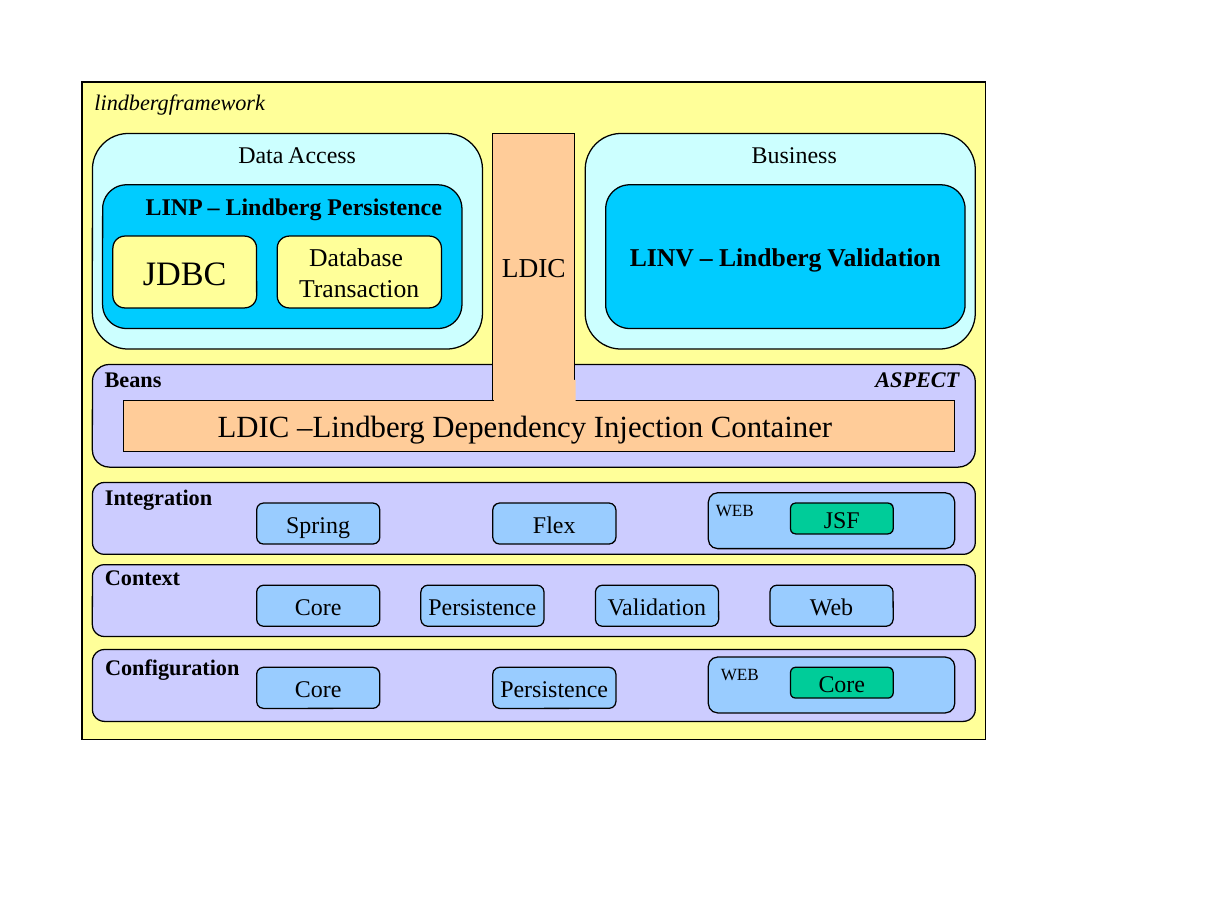
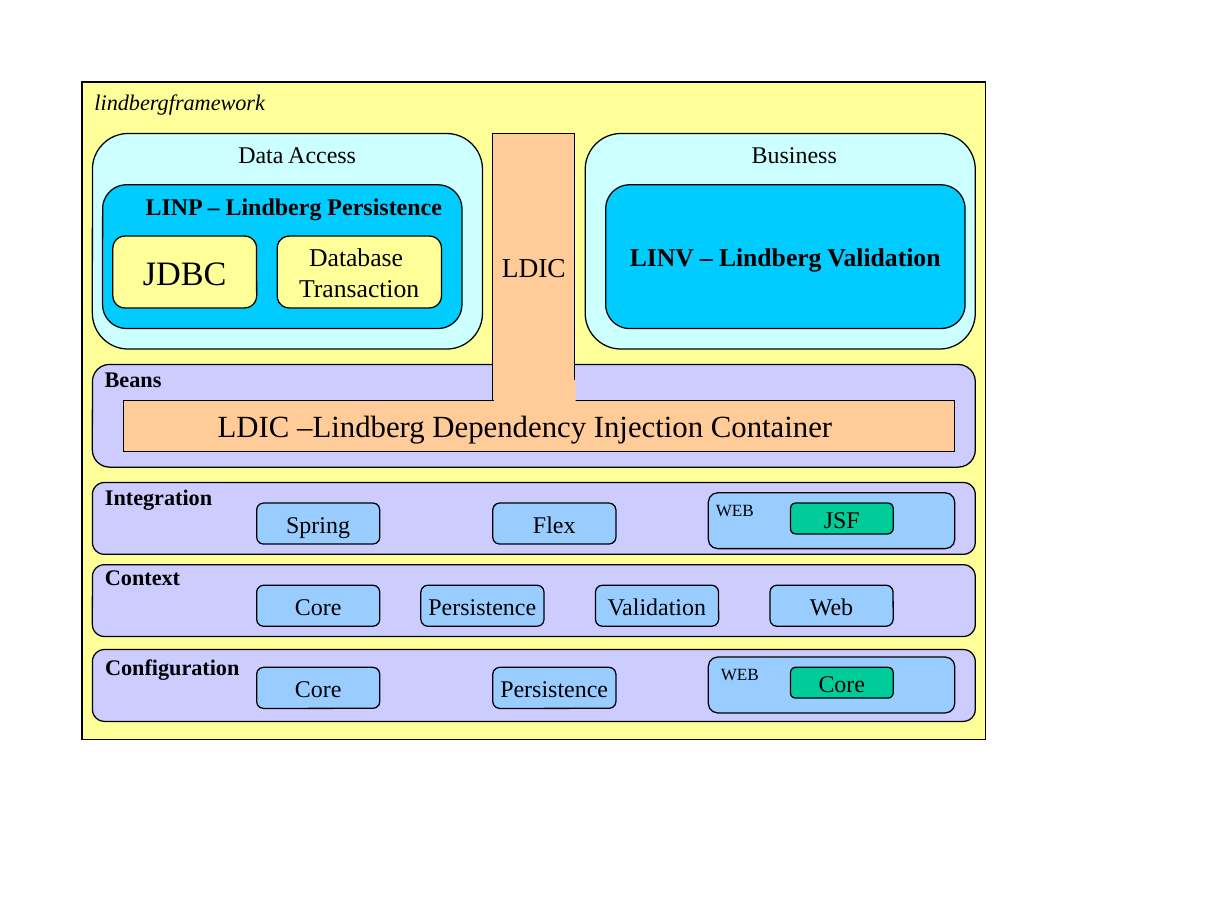
Before and after one commit to tommc/lindbergframework, a slide deck: slide 1 of _DOC/_ARQUITETURA/arquitetura lindbergframework.ppt. Drawn at 1232x924 pixels with LibreOffice and Linux fonts; fonts in the diff are those of the drawing. Boxes give left, top, right and bottom in pixels: in the first picture for what was removed or moved away, otherwise in the second. Text is boxed around its words. In the diff, an @@ line names an element or a change of style, - is before the commit and + after.

```diff
--- a/_DOC/_ARQUITETURA/arquitetura lindbergframework.ppt
+++ b/_DOC/_ARQUITETURA/arquitetura lindbergframework.ppt
@@ text removed at (875,372,959,388) @@
-ASPECT
```
Also in this commit, not shown: 2 other files.
